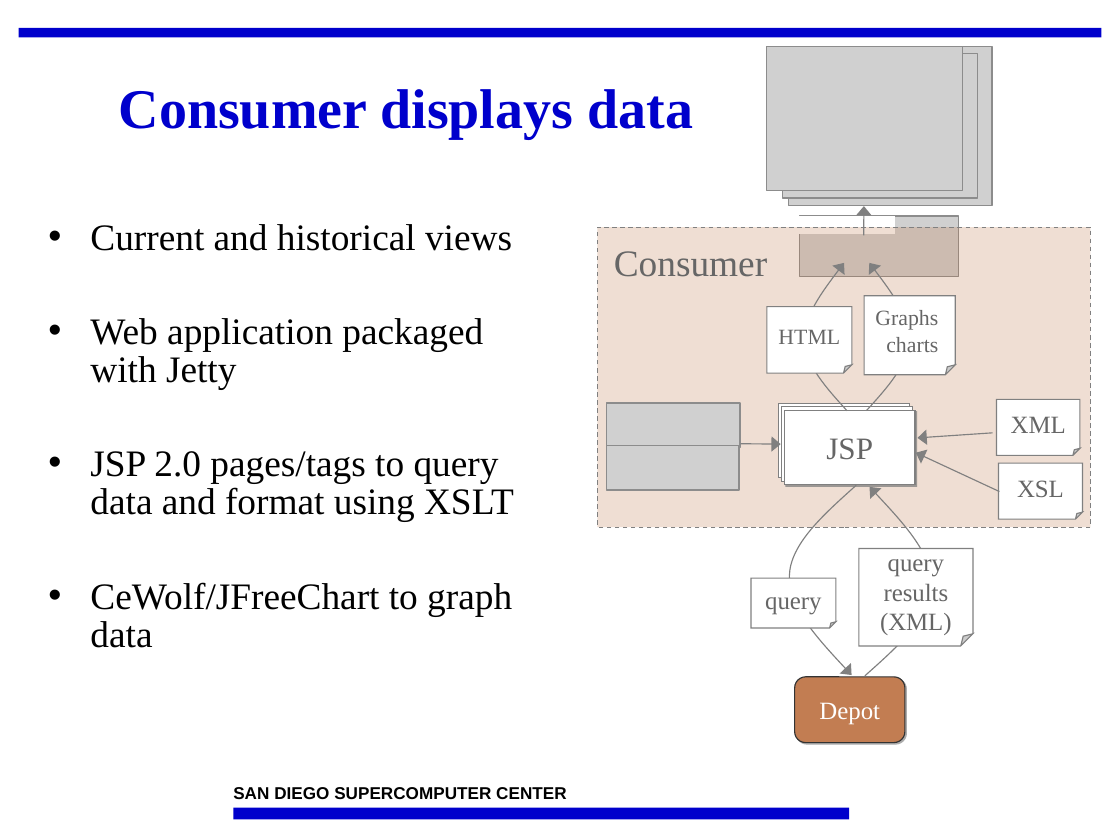
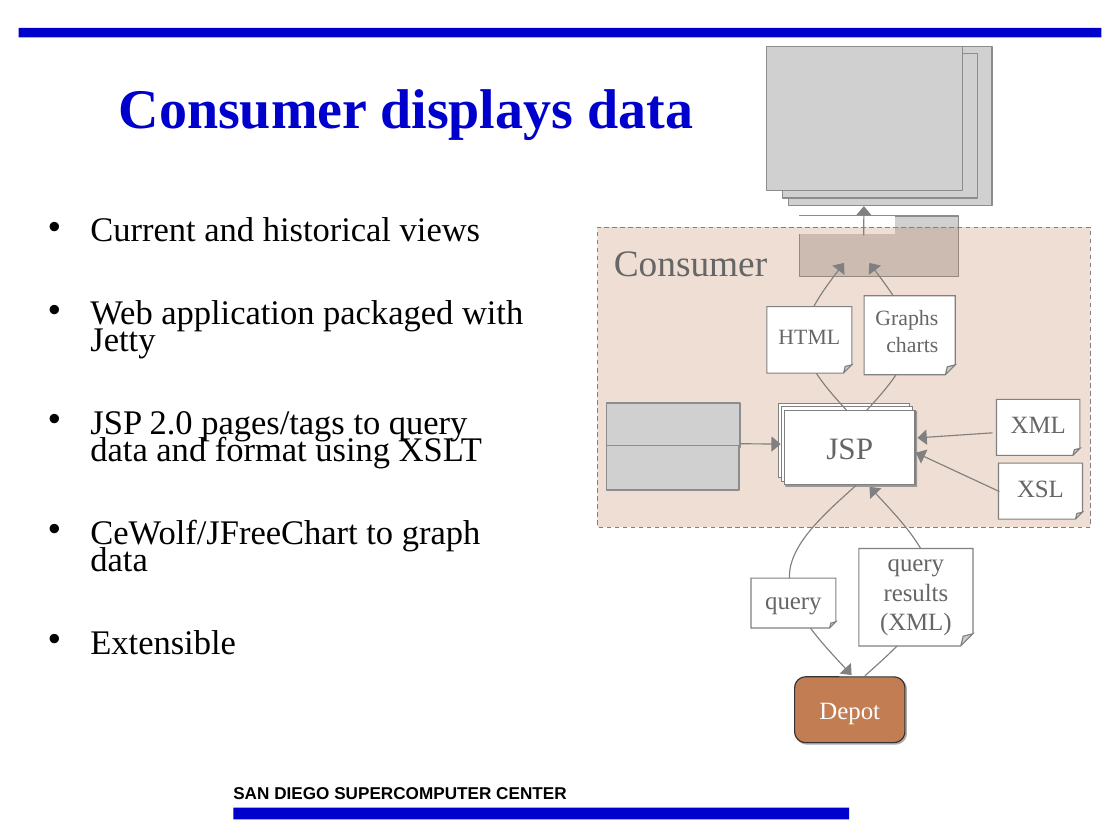
Before and after one commit to IncaProject/inca-xsede, a slide deck: slide 3 of talks/2010/2010workshop/consumer.ppt. Drawn at 1120x840 pixels with LibreOffice and Linux fonts; fonts in the diff are those of the drawing; grey boxes stand for pictures; background and template pictures are left out. Boxes give left, top, right and bottom in pixels: in the first picture for what was removed or moved away, otherwise in the second. Text is boxed around its words. In the diff, an @@ line names an element or a change of style, - is before the commit and + after.

```diff
--- a/talks/2010/2010workshop/consumer.ppt
+++ b/talks/2010/2010workshop/consumer.ppt
@@ text at [90, 217, 523, 572]: size 24 to 22.2 pt; line spacing 0.85 to 0.65 @@
@@ text at [90, 630, 235, 655]: paragraph added @@
+• Extensible
```
Also in this commit, not shown: 1 other file.
